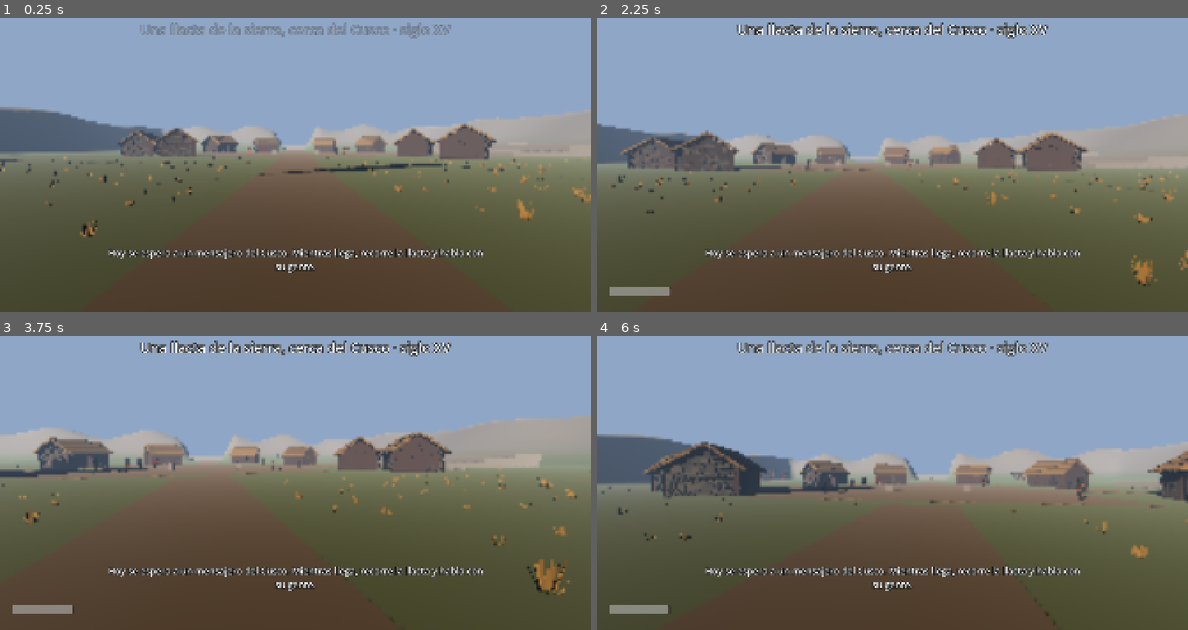
Above: before the commit, frames 1-4 (two rows, left to right).
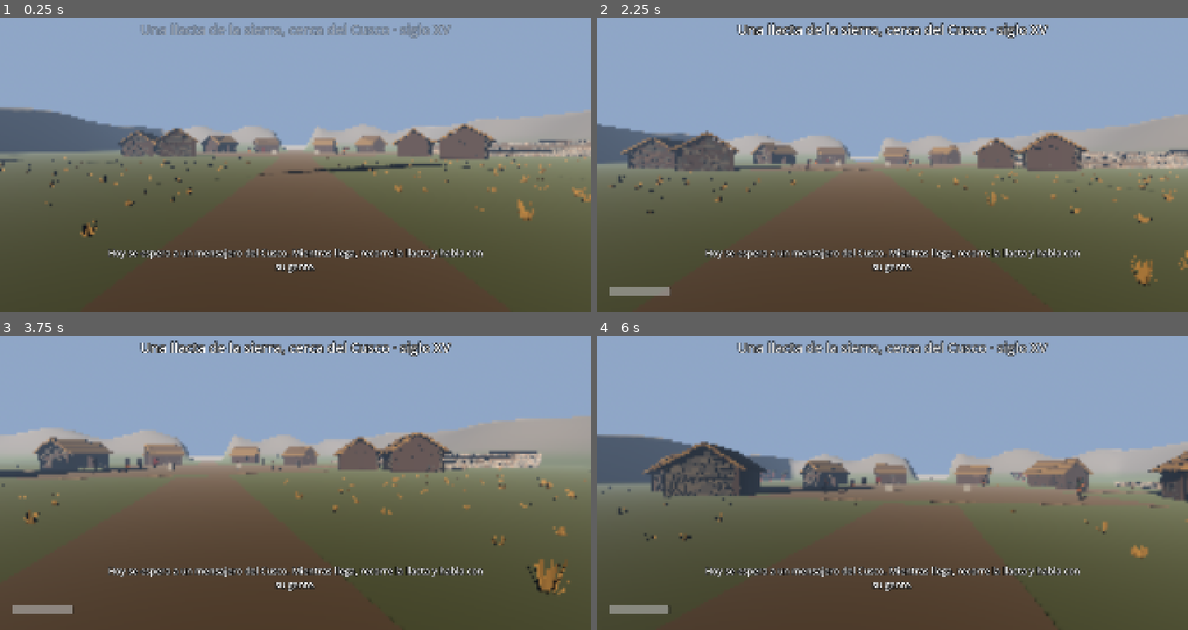
Above: after the commit, the same moments.

Repository: joseamaya/memorias-del-peru
Game: Godot game, scene res://campaigns/01_pachacutec/scenes/world/mundo_base.tscn
Same seed, same stepped clock (60 frames per second), same inputs: the game is played once before the commit and once after it. Sound files missing from this copy of the repository are replaced by a short silence.
Inputs (mouse positions are in pixels of both pictures, inside the frame that each line leads up to):
- Up to frame 1 (0.25 s): no input
- Up to frame 2 (2.25 s): tap Enter at 0.5 s; move the mouse to (922, 144) at 0.52 s; hold E (interact) 0.53-1.28 s; hold W (move_forward) from 0.53 s (still down); tap Space (jump) at 0.77, 1.52 s; move the mouse to (862, 147) at 1.27 s; tap Shift (run) at 1.35 s; move the mouse to (904, 141) at 2.02 s; hold E (interact) from 2.03 s (still down)
- Up to frame 3 (3.75 s): keep holding W (move_forward); move the mouse to (289, 468) at 2.77 s; release E (interact) at 2.78 s; tap Shift (run) at 2.85 s; tap Space (jump) at 3.02 s; move the mouse to (336, 468) at 3.52 s; hold E (interact) from 3.53 s (still down)
- Up to frame 4 (6 s): tap Space (jump) at 3.77, 4.52 s; move the mouse to (845, 459) at 4.27 s; release E (interact) at 4.28 s; tap Shift (run) at 4.35, 5.85 s; move the mouse to (898, 465) at 5.02 s; hold E (interact) 5.03-5.78 s; move the mouse to (868, 456) at 5.77 s; release W (move_forward) at 5.78 s; hold D (move_right) from 5.78 s (still down)

The runs differ from the first frame. In frame 1, 0.3% of the frame differs, in the area x 73-100%, y 41-48%; in frame 2, 0.3%; in frame 3, 0.4%, in the area x 64-92%, y 38-47%; in frame 4, less than 0.1%.

Commit message:
pachacutec(world): terrazas como andenes de pirka y agricultor alcanzable
Las terrazas dejan de ser cajas lisas: StoneWall genera muros de pirka
(piedra de campo con mortero de barro) en sus caras visibles, encima hay
tierra de cultivo con surcos paralelos al muro y las rampas tienen color
de camino. Los pasos suenan a tierra sobre los campos y a piedra en las
rampas. El agricultor pasa junto a la rampa de la primera terraza para que
se pueda hablar con él.

Amplía test_terraces_solid y test_footstep_surfaces; actualiza el alcance,
la ficha PCH-008 y docs/06. Incluye el .uid de test_npc_talk_and_wander,
que faltaba en el commit anterior.

Co-Authored-By: Claude Opus 5.5 <noreply@anthropic.com>

Diff:
--- a/campaigns/01_pachacutec/scripts/world/mundo_base.gd
+++ b/campaigns/01_pachacutec/scripts/world/mundo_base.gd
@@ -64,6 +64,20 @@
 const TALK_HOLD_SECONDS: float = 7.0
 ## Velocidad de paseo de los vecinos antes de la noticia.
 const NEIGHBOR_WALK_SPEED: float = 1.4
+## Tierra de cultivo sobre cada terraza: surcos paralelos al muro de
+## contención (siguen la curva de nivel), separados SPACING metros.
+const FIELD_SOIL_COLOR: Color = Color(0.25, 0.17, 0.1, 1.0)
+const FIELD_RIDGE_COLOR: Color = Color(0.4, 0.28, 0.16, 1.0)
+const FIELD_FURROW_SPACING: float = 0.55
+const FIELD_RIDGE_HEIGHT: float = 0.09
+const FIELD_LIFT: float = 0.02
+const FIELD_MARGIN: float = 0.25
+## Mortero de barro entre las piedras de los muros de contención: es el color
+## del bloque de colisión, que asoma entre las piedras de StoneWall.
+const TERRACE_MORTAR_COLOR: Color = Color(0.4, 0.32, 0.24, 1.0)
+## Rampas de las terrazas: piedra clara de camino, para que se vea por dónde
+## se sube.
+const RAMP_COLOR: Color = Color(0.6, 0.53, 0.42, 1.0)
 ## Superficie de los muros y rampas de las terrazas.
 const SURFACE_STONE: StringName = &"stone"
 
@@ -167,7 +181,7 @@
 	var llacta: Node3D = $Llacta
 	var boundary: Node3D = $Boundary
 	var stone: StandardMaterial3D = StandardMaterial3D.new()
-	stone.albedo_color = Color(0.48, 0.45, 0.4, 1.0)
+	stone.albedo_color = Color(0.55, 0.54, 0.51, 1.0)
 	stone.roughness = 1.0
 	var thatch: StandardMaterial3D = StandardMaterial3D.new()
 	thatch.albedo_color = Color(0.55, 0.42, 0.2, 1.0)
@@ -211,7 +225,7 @@
 	llacta.add_child(terraces)
 	_add_terrace(terraces, "Terrace01", 34.0, 0.0, 0.8, stone)
 	_add_terrace(terraces, "Terrace02", 42.0, 0.8, 1.6, stone)
-	_add_terrace(terraces, "Terrace03", 50.0, 1.6, 2.4, stone)
+	_add_terrace(terraces, "Terrace03", 50.0, 1.6, 2.4, stone, true)
 
 	_add_box_body(llacta, "PedestalQuero", Vector3(4.0, 0.4, 4.0), Vector3(0.6, 0.8, 0.6), stone, 1)
 	_add_box_body(llacta, "PedestalPututu", Vector3(-4.0, 0.4, 4.0), Vector3(0.6, 0.8, 0.6), stone, 1)
@@ -225,7 +239,8 @@
 	npcs.name = "NPCs"
 	llacta.add_child(npcs)
 	var weaver: NpcActor = _add_npc(npcs, "Tejedora", Vector3(-11.0, 0.0, 5.0), Color(0.62, 0.38, 0.3, 1.0))
-	var farmer: NpcActor = _add_npc(npcs, "Agricultor", Vector3(34.0, 0.8, -8.0), Color(0.45, 0.35, 0.25, 1.0))
+	# Junto a la rampa de la primera terraza, al alcance para hablarle.
+	var farmer: NpcActor = _add_npc(npcs, "Agricultor", Vector3(36.5, 0.8, -3.0), Color(0.45, 0.35, 0.25, 1.0))
 	var messenger: NpcActor = _add_npc(npcs, "Mensajero", Vector3(0.0, 0.0, -60.0), Color(0.75, 0.65, 0.4, 1.0))
 	messenger.walk_speed = 5.2
 	var curaca: NpcActor = _add_npc(npcs, "Curaca", Vector3(-7.0, 0.0, -3.0), Color(0.72, 0.55, 0.45, 1.0))
@@ -461,17 +476,103 @@
 ## ambos lados de una rampa central que sube desde [param bottom_y]. Bajo la
 ## rampa, un relleno llega hasta [param bottom_y] y una tapa cierra su extremo
 ## alto, para que no quede hueco por el que meterse bajo la rampa.
-func _add_terrace(parent: Node3D, node_name: String, center_x: float, bottom_y: float, top_y: float, material: Material) -> void:
+func _add_terrace(parent: Node3D, node_name: String, center_x: float, bottom_y: float, top_y: float, material: Material, back_exposed: bool = false) -> void:
 	var bodies: Array[StaticBody3D] = []
-	bodies.append(_add_box_body(parent, node_name + "North", Vector3(center_x, top_y * 0.5, -8.5), Vector3(8.0, top_y, 13.0), material, 1))
-	bodies.append(_add_box_body(parent, node_name + "South", Vector3(center_x, top_y * 0.5, 8.5), Vector3(8.0, top_y, 13.0), material, 1))
-	bodies.append(_add_ramp(parent, node_name + "Ramp", Vector3(center_x - 4.0, bottom_y, 0.0), 8.0, top_y - bottom_y, 4.0, material))
+	var mortar: StandardMaterial3D = StandardMaterial3D.new()
+	mortar.albedo_color = TERRACE_MORTAR_COLOR
+	mortar.roughness = 1.0
+	var north: StaticBody3D = _add_box_body(parent, node_name + "North", Vector3(center_x, top_y * 0.5, -8.5), Vector3(8.0, top_y, 13.0), mortar, 1)
+	var south: StaticBody3D = _add_box_body(parent, node_name + "South", Vector3(center_x, top_y * 0.5, 8.5), Vector3(8.0, top_y, 13.0), mortar, 1)
+	bodies.append(north)
+	bodies.append(south)
+	var ramp_material: StandardMaterial3D = StandardMaterial3D.new()
+	ramp_material.albedo_color = RAMP_COLOR
+	ramp_material.roughness = 1.0
+	bodies.append(_add_ramp(parent, node_name + "Ramp", Vector3(center_x - 4.0, bottom_y, 0.0), 8.0, top_y - bottom_y, 4.0, ramp_material))
 	if bottom_y > 0.0:
 		bodies.append(_add_box_body(parent, node_name + "Fill", Vector3(center_x, bottom_y * 0.5, 0.0), Vector3(8.0, bottom_y, 4.0), material, 1))
 	var cap_height: float = top_y - TERRACE_CAP_INSET
 	bodies.append(_add_box_body(parent, node_name + "Cap", Vector3(center_x + 4.0 - TERRACE_CAP_THICKNESS * 0.5, cap_height * 0.5, 0.0), Vector3(TERRACE_CAP_THICKNESS, cap_height, 4.0), material, 1))
 	for body: StaticBody3D in bodies:
 		body.set_meta(PlayerFPS.FOOTSTEP_SURFACE_META, SURFACE_STONE)
+	# Encima de los muros de piedra se camina sobre tierra de cultivo.
+	for field_body: StaticBody3D in [north, south]:
+		field_body.remove_meta(PlayerFPS.FOOTSTEP_SURFACE_META)
+		parent.add_child(field_mesh(node_name + ("FieldNorth" if field_body == north else "FieldSouth"),
+			Vector3(center_x, top_y, field_body.position.z), Vector2(8.0, 13.0)))
+	parent.add_child(terrace_walls_mesh(node_name + "Walls", center_x, top_y, back_exposed))
+
+
+## Piedras de los muros de contención de una terraza: caras hacia la plaza
+## (oeste), hacia el pasillo de las rampas, hacia fuera (norte y sur) y, en la
+## última terraza, hacia la cresta (este). Una malla por terraza.
+static func terrace_walls_mesh(node_name: String, center_x: float, top_y: float, back_exposed: bool) -> MeshInstance3D:
+	var x0: float = center_x - 4.0
+	var x1: float = center_x + 4.0
+	var faces: Array[StoneWall.Face] = [
+		StoneWall.Face.new(Vector3(x0, 0.0, -15.0), Vector3.BACK, Vector3.LEFT, 13.0, top_y),
+		StoneWall.Face.new(Vector3(x0, 0.0, 2.0), Vector3.BACK, Vector3.LEFT, 13.0, top_y),
+		StoneWall.Face.new(Vector3(x0, 0.0, -2.0), Vector3.RIGHT, Vector3.BACK, 8.0, top_y),
+		StoneWall.Face.new(Vector3(x0, 0.0, 2.0), Vector3.RIGHT, Vector3.FORWARD, 8.0, top_y),
+		StoneWall.Face.new(Vector3(x0, 0.0, -15.0), Vector3.RIGHT, Vector3.FORWARD, 8.0, top_y),
+		StoneWall.Face.new(Vector3(x0, 0.0, 15.0), Vector3.RIGHT, Vector3.BACK, 8.0, top_y),
+	]
+	if back_exposed:
+		faces.append(StoneWall.Face.new(Vector3(x1, 0.0, -15.0), Vector3.BACK, Vector3.RIGHT, 13.0, top_y))
+		faces.append(StoneWall.Face.new(Vector3(x1, 0.0, 2.0), Vector3.BACK, Vector3.RIGHT, 13.0, top_y))
+	var material: StandardMaterial3D = StandardMaterial3D.new()
+	material.vertex_color_use_as_albedo = true
+	material.roughness = 1.0
+	var mesh_instance: MeshInstance3D = MeshInstance3D.new()
+	mesh_instance.name = node_name
+	mesh_instance.mesh = StoneWall.build(faces, hash(node_name))
+	mesh_instance.material_override = material
+	return mesh_instance
+
+
+## Tierra de cultivo con surcos sobre la cara superior de un bloque de terraza
+## centrado en [param top_center] y de planta [param size] (x, z). Los surcos
+## corren a lo largo de z, paralelos al muro de contención. Es solo visual: la
+## colisión es la del bloque.
+static func field_mesh(node_name: String, top_center: Vector3, size: Vector2) -> MeshInstance3D:
+	var surface: SurfaceTool = SurfaceTool.new()
+	surface.begin(Mesh.PRIMITIVE_TRIANGLES)
+	var half_x: float = size.x * 0.5 - FIELD_MARGIN
+	var half_z: float = size.y * 0.5 - FIELD_MARGIN
+	var y0: float = FIELD_LIFT
+	var z0: float = -half_z
+	var z1: float = half_z
+	# Suelo entre surcos.
+	surface.set_color(FIELD_SOIL_COLOR)
+	for vertex: Vector3 in [Vector3(-half_x, y0, z0), Vector3(half_x, y0, z0), Vector3(half_x, y0, z1),
+			Vector3(-half_x, y0, z0), Vector3(half_x, y0, z1), Vector3(-half_x, y0, z1)]:
+		surface.add_vertex(vertex)
+	# Caballones: prismas triangulares a lo largo de z.
+	var ridges: int = int(floorf((half_x * 2.0) / FIELD_FURROW_SPACING))
+	var start_x: float = -half_x + (half_x * 2.0 - float(ridges - 1) * FIELD_FURROW_SPACING) * 0.5
+	var half_width: float = FIELD_FURROW_SPACING * 0.3
+	for index: int in range(ridges):
+		var x: float = start_x + float(index) * FIELD_FURROW_SPACING
+		var left: float = x - half_width
+		var right: float = x + half_width
+		var top: float = y0 + FIELD_RIDGE_HEIGHT
+		surface.set_color(FIELD_RIDGE_COLOR)
+		for vertex: Vector3 in [Vector3(left, y0, z1), Vector3(x, top, z1), Vector3(x, top, z0),
+				Vector3(left, y0, z1), Vector3(x, top, z0), Vector3(left, y0, z0),
+				Vector3(x, top, z1), Vector3(right, y0, z1), Vector3(right, y0, z0),
+				Vector3(x, top, z1), Vector3(right, y0, z0), Vector3(x, top, z0)]:
+			surface.add_vertex(vertex)
+	surface.generate_normals()
+	var material: StandardMaterial3D = StandardMaterial3D.new()
+	material.vertex_color_use_as_albedo = true
+	material.roughness = 1.0
+	var mesh_instance: MeshInstance3D = MeshInstance3D.new()
+	mesh_instance.name = node_name
+	mesh_instance.mesh = surface.commit()
+	mesh_instance.material_override = material
+	mesh_instance.cast_shadow = GeometryInstance3D.SHADOW_CASTING_SETTING_OFF
+	mesh_instance.position = top_center
+	return mesh_instance
 
 
 ## Rampa transitable entre dos niveles de terraza. El cuerpo gira sobre Z y la
--- /dev/null
+++ b/campaigns/01_pachacutec/scripts/world/stone_wall.gd
@@ -0,0 +1,117 @@
+class_name StoneWall
+extends RefCounted
+## Cara de muro de pirka (piedra de campo con mortero de barro) generada en
+## Godot para los muros de contención de las terrazas (alcance §6.1: malla
+## procedural; ficha PCH-008, reconstrucción R).
+##
+## Cada cara se llena de hiladas de piedras irregulares que sobresalen un poco
+## del bloque de colisión; el bloque, de color barro, hace de mortero entre
+## ellas. Una sola malla con color por vértice por terraza: una llamada de
+## dibujo. El reparto es determinista para una semilla dada.
+
+const COURSE_MIN: float = 0.2
+const COURSE_MAX: float = 0.3
+const STONE_MIN: float = 0.3
+const STONE_MAX: float = 0.6
+const GAP: float = 0.025
+const DEPTH: float = 0.12
+const BULGE_MAX: float = 0.035
+const STONE_COLORS: Array[Color] = [
+	Color(0.5, 0.47, 0.42, 1.0),
+	Color(0.42, 0.4, 0.36, 1.0),
+	Color(0.58, 0.54, 0.47, 1.0),
+	Color(0.55, 0.46, 0.37, 1.0),
+]
+## Variación de brillo de cada piedra.
+const SHADE_JITTER: float = 0.06
+
+
+## Cara rectangular de muro: esquina inferior de partida, dirección a lo largo
+## de la cara, normal hacia fuera, largo y alto.
+class Face:
+	var origin: Vector3
+	var along: Vector3
+	var normal: Vector3
+	var length: float
+	var height: float
+
+	func _init(face_origin: Vector3, face_along: Vector3, face_normal: Vector3, face_length: float, face_height: float) -> void:
+		origin = face_origin
+		along = face_along.normalized()
+		normal = face_normal.normalized()
+		length = face_length
+		height = face_height
+
+
+## Malla de piedras para todas las [param faces], con la semilla [param wall_seed].
+## Devuelve también, en [param stats], el número de piedras (clave "stones").
+static func build(faces: Array[Face], wall_seed: int, stats: Dictionary = {}) -> ArrayMesh:
+	var rng: RandomNumberGenerator = RandomNumberGenerator.new()
+	rng.seed = wall_seed
+	var surface: SurfaceTool = SurfaceTool.new()
+	surface.begin(Mesh.PRIMITIVE_TRIANGLES)
+	var stones: int = 0
+	for face: Face in faces:
+		stones += _fill_face(surface, rng, face)
+	stats["stones"] = stones
+	surface.generate_normals()
+	return surface.commit()
+
+
+static func _fill_face(surface: SurfaceTool, rng: RandomNumberGenerator, face: Face) -> int:
+	var up: Vector3 = Vector3.UP
+	var count: int = 0
+	var v: float = 0.0
+	while v < face.height - 0.06:
+		var course: float = minf(rng.randf_range(COURSE_MIN, COURSE_MAX), face.height - v)
+		var u: float = -rng.randf_range(0.0, 0.25)
+		while u < face.length:
+			var stone_len: float = rng.randf_range(STONE_MIN, STONE_MAX)
+			var u0: float = maxf(u, 0.0)
+			var u1: float = minf(u + stone_len, face.length)
+			u += stone_len
+			var bulge: float = rng.randf_range(0.0, BULGE_MAX)
+			var color: Color = STONE_COLORS[rng.randi_range(0, STONE_COLORS.size() - 1)]
+			var shade: float = rng.randf_range(-SHADE_JITTER, SHADE_JITTER)
+			if u1 - u0 < 0.1:
+				continue
+			color = Color(clampf(color.r + shade, 0.0, 1.0), clampf(color.g + shade, 0.0, 1.0), clampf(color.b + shade, 0.0, 1.0), 1.0)
+			var a: Vector3 = face.origin + face.along * (u0 + GAP * 0.5) + up * (v + GAP * 0.5)
+			var size_u: float = (u1 - u0) - GAP
+			var size_v: float = course - GAP
+			_add_stone(surface, a, face.along * size_u, up * size_v, face.normal, bulge, color)
+			count += 1
+		v += course
+	return count
+
+
+## Piedra como caja con cinco caras visibles (la trasera queda dentro del
+## bloque): desde [param corner], con lados [param side_u] y [param side_v] en
+## el plano del muro, y saliente [param bulge] hacia [param normal].
+static func _add_stone(surface: SurfaceTool, corner: Vector3, side_u: Vector3, side_v: Vector3, normal: Vector3, bulge: float, color: Color) -> void:
+	var back: Vector3 = -normal * (DEPTH - bulge)
+	var front: Vector3 = normal * bulge
+	var b0: Vector3 = corner + back
+	var f0: Vector3 = corner + front
+	var quads: Array[PackedVector3Array] = [
+		# Frente.
+		PackedVector3Array([f0, f0 + side_u, f0 + side_u + side_v, f0 + side_v]),
+		# Arriba y abajo.
+		PackedVector3Array([f0 + side_v, f0 + side_u + side_v, b0 + side_u + side_v, b0 + side_v]),
+		PackedVector3Array([b0, b0 + side_u, f0 + side_u, f0]),
+		# Lados.
+		PackedVector3Array([b0, f0, f0 + side_v, b0 + side_v]),
+		PackedVector3Array([f0 + side_u, b0 + side_u, b0 + side_u + side_v, f0 + side_u + side_v]),
+	]
+	surface.set_color(color)
+	for quad: PackedVector3Array in quads:
+		# Orden de vértices para que la cara mire hacia fuera.
+		var n: Vector3 = (quad[1] - quad[0]).cross(quad[2] - quad[0])
+		var center: Vector3 = (quad[0] + quad[2]) * 0.5
+		var stone_center: Vector3 = corner + (side_u + side_v) * 0.5 + normal * (bulge - (DEPTH - bulge)) * 0.5
+		if n.dot(center - stone_center) > 0.0:
+			for index: int in [0, 2, 1, 0, 3, 2]:
+				surface.add_vertex(quad[index])
+		else:
+			for index: int in [0, 1, 2, 0, 2, 3]:
+				surface.add_vertex(quad[index])
--- a/tests/test_footstep_surfaces.gd
+++ b/tests/test_footstep_surfaces.gd
@@ -48,10 +48,15 @@
 	var world: Node = (load(WORLD_PATH) as PackedScene).instantiate()
 	tree.root.add_child(world)
 	var ok: bool = true
+	# Rampas de piedra; encima de los bloques, tierra de cultivo con surcos.
 	for level: String in ["Terrace01", "Terrace02", "Terrace03"]:
-		for part: String in ["North", "South", "Ramp"]:
+		var ramp: Node = world.get_node_or_null("Llacta/Terraces/%sRamp" % level)
+		ok = ok and ramp != null and PlayerFPS.surface_of(ramp) == &"stone"
+		for part: String in ["North", "South"]:
 			var body: Node = world.get_node_or_null("Llacta/Terraces/%s%s" % [level, part])
-			ok = ok and body != null and PlayerFPS.surface_of(body) == &"stone"
+			ok = ok and body != null and PlayerFPS.surface_of(body) == &""
+			var field: MeshInstance3D = world.get_node_or_null("Llacta/Terraces/%sField%s" % [level, part]) as MeshInstance3D
+			ok = ok and field != null and field.mesh != null and field.mesh.get_faces().size() > 6
 	var terrain_body: Node = world.get_node_or_null("Terrain/TerrainBody")
 	ok = ok and terrain_body != null and PlayerFPS.surface_of(terrain_body) == &""
 	world.free()
--- a/tests/test_terraces_solid.gd
+++ b/tests/test_terraces_solid.gd
@@ -1,8 +1,9 @@
 extends RefCounted
 ## Comprueba que las terrazas son macizas: los bloques llegan al suelo, bajo
 ## cada rampa elevada hay relleno hasta su arranque y una tapa cierra el
-## extremo alto. Antes, los niveles 2 y 3 flotaban y el jugador podía quedarse
-## encajado bajo la rampa entrando desde el este.
+## extremo alto, y que cada nivel lleva su muro de piedras. Antes, los
+## niveles 2 y 3 flotaban y el jugador podía quedarse encajado bajo la rampa
+## entrando desde el este.
 
 const WORLD_PATH: String = "res://campaigns/01_pachacutec/scenes/world/mundo_base.tscn"
 const LEVELS: Array[String] = ["Terrace01", "Terrace02", "Terrace03"]
@@ -39,5 +40,17 @@
 			ok = ok and fill == null
 		else:
 			ok = ok and fill != null and absf(_bottom_of(fill)) < TOLERANCE
+		# Muro de pirka: una malla de piedras por terraza, determinista.
+		var walls: MeshInstance3D = world.get_node_or_null("Llacta/Terraces/%sWalls" % level) as MeshInstance3D
+		ok = ok and walls != null and walls.mesh != null and walls.mesh.get_faces().size() > 3000
+	var faces: Array[StoneWall.Face] = [StoneWall.Face.new(Vector3.ZERO, Vector3.RIGHT, Vector3.BACK, 4.0, 1.0)]
+	var stats_a: Dictionary = {}
+	var stats_b: Dictionary = {}
+	var mesh_a: ArrayMesh = StoneWall.build(faces, 7, stats_a)
+	var mesh_b: ArrayMesh = StoneWall.build(faces, 7, stats_b)
+	var stones_a: int = stats_a.get("stones", 0)
+	var stones_b: int = stats_b.get("stones", 0)
+	ok = ok and stones_a == stones_b and stones_a > 10
+	ok = ok and mesh_a.get_faces() == mesh_b.get_faces()
 	world.free()
 	return ok
Not shown, added: campaigns/01_pachacutec/scripts/world/stone_wall.gd.uid
Not shown, added: tests/test_npc_talk_and_wander.gd.uid
Not shown, changed: campaigns/01_pachacutec/documentation/alcance_vertical_slice.md
Not shown, changed: campaigns/01_pachacutec/documentation/registro_historico.md
Not shown, changed: docs/06_estrategia_de_pruebas.md
